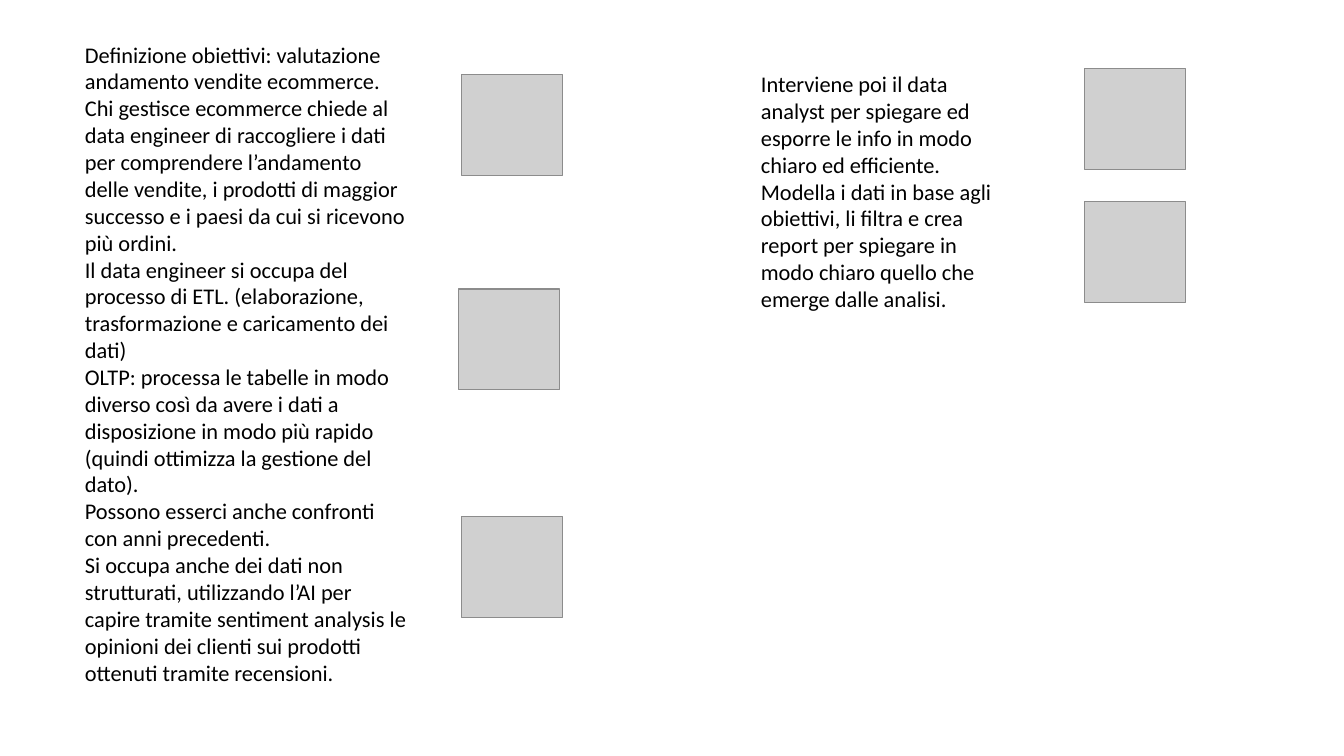
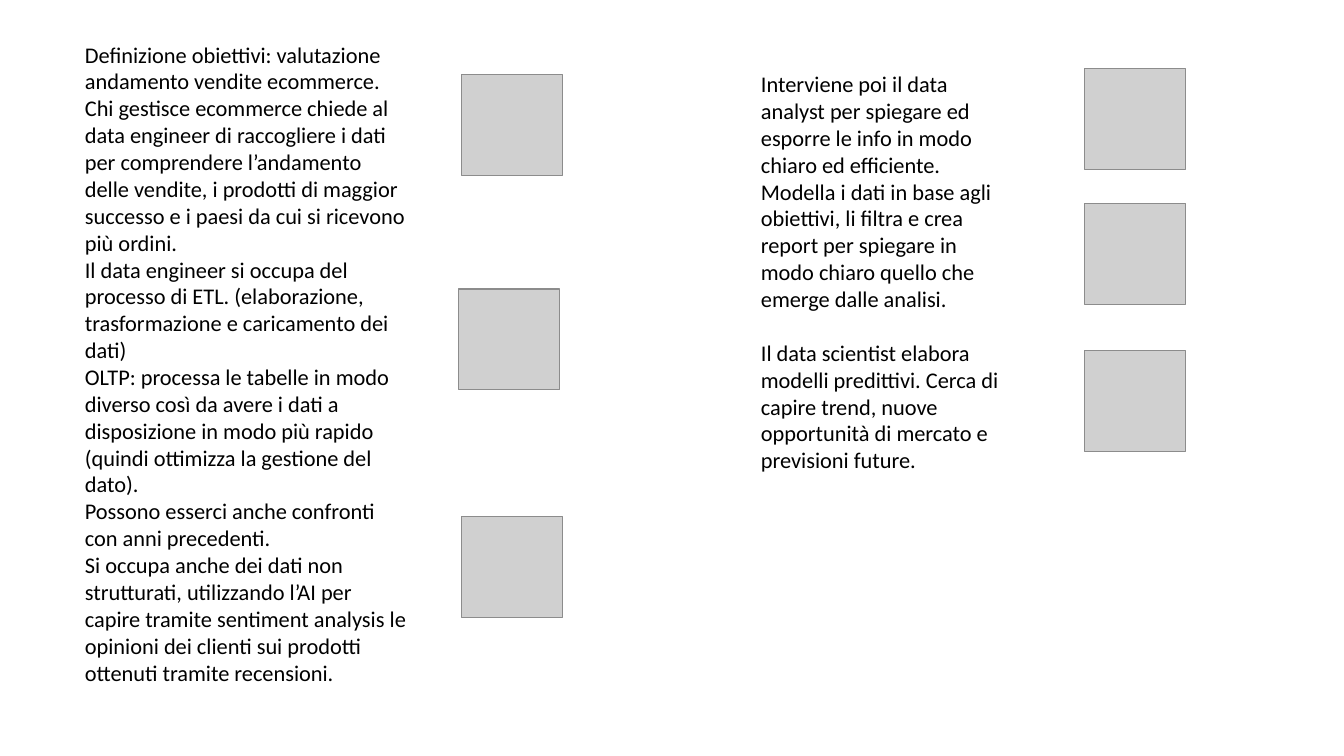
Before and after one commit to domenicocris/epicode, a slide deck: slide 2 of Esercizio 2.pptx. Drawn at 1344x756 pixels with LibreOffice and Linux fonts; fonts in the diff are those of the drawing; grey boxes stand for pictures. Boxes give left, top, right and bottom in pixels: in the first picture for what was removed or moved away, otherwise in the second. Text is boxed around its words. In the diff, an @@ line names an element or a change of style, - is before the commit and + after.

```diff
--- a/Esercizio 2.pptx
+++ b/Esercizio 2.pptx
@@ text at box(761, 345, 998, 472): paragraph added @@
+Il data scientist elabora modelli predittivi. Cerca di capire trend, nuove opportunità di mercato e previsioni future.
@@ picture added at box(1085, 351, 1186, 452) @@
```
